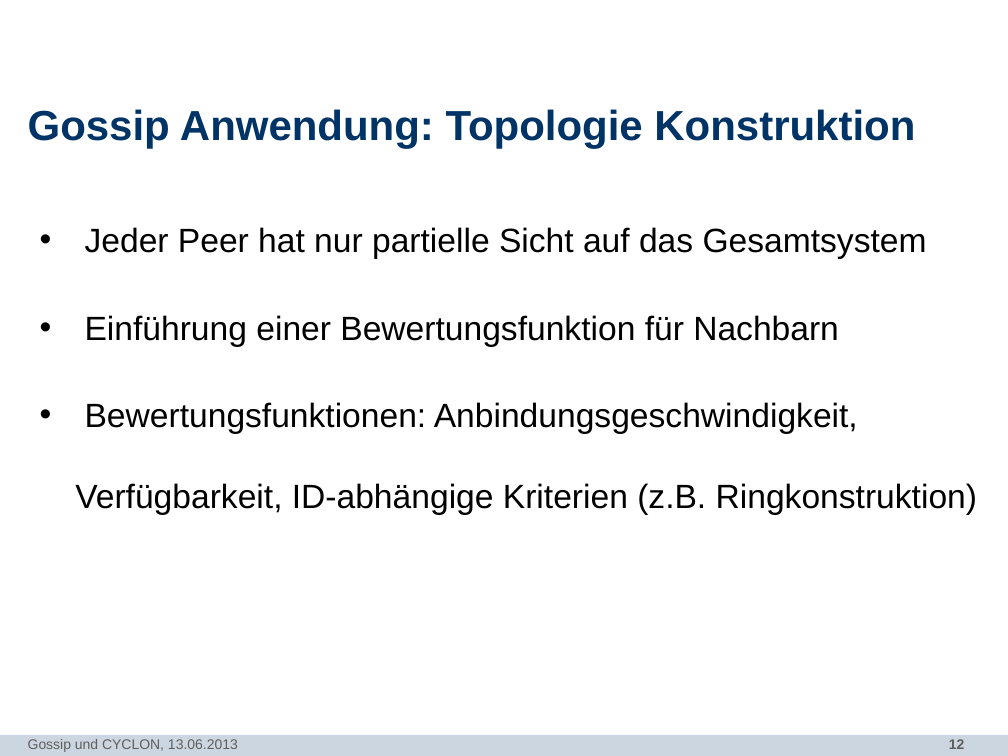
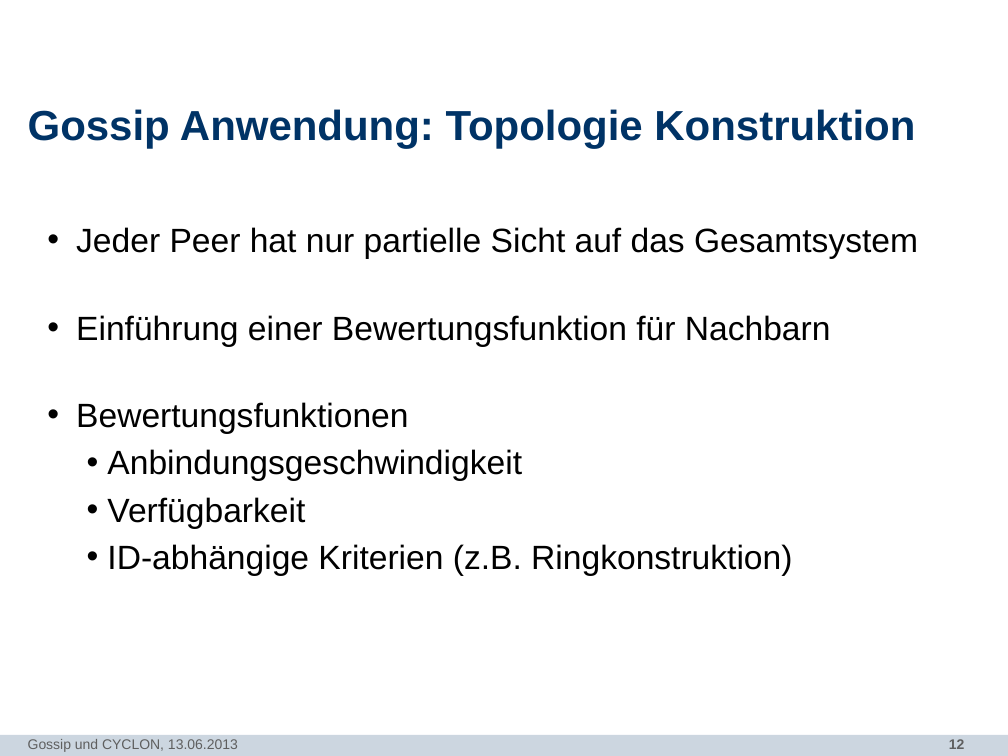
Before and after one commit to N8Fear/DistributedSystems, a slide deck: slide 12 of Vortrag/[MASTER] Präsentation.pptx. Drawn at 1008x756 pixels with LibreOffice and Linux fonts; fonts in the diff are those of the drawing; background and template pictures are left out. Boxes give left, top, right and bottom in pixels: in the first picture for what was removed or moved away, otherwise in the second. Text is boxed around its words. In the diff, an @@ line names an element or a change of style, - is before the commit and + after.

Commit message:
update presentation

```diff
--- a/Vortrag/[MASTER] Präsentation.pptx
+++ b/Vortrag/[MASTER] Präsentation.pptx
@@ text at (76, 227, 918, 347): list level 1 to 2 in "Jeder Peer hat nur partielle ..."; list level 1 to 2 in "Einführung einer Bewertungsfunktion für Nachbarn" @@
@@ text at (76, 402, 792, 576): text changed @@
-• Bewertungsfunktionen: Anbindungsgeschwindigkeit, Verfügbarkeit, ID-abhängige Kriterien (z.B. Ringkonstruktion)
+  • Bewertungsfunktionen
+    • Anbindungsgeschwindigkeit
+    • Verfügbarkeit
+    • ID-abhängige Kriterien (z.B. Ringkonstruktion)
```
Also in this commit, not shown: 4 other slides changed, 1 other file.
